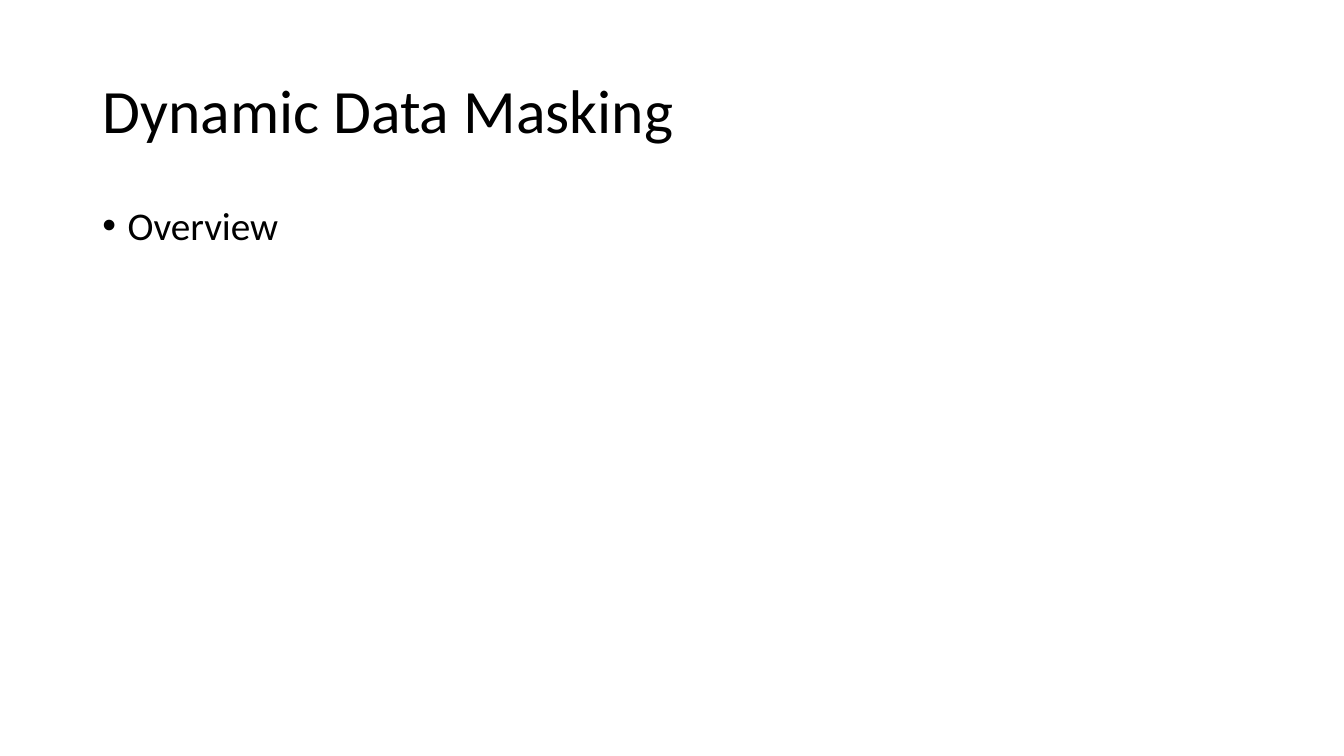
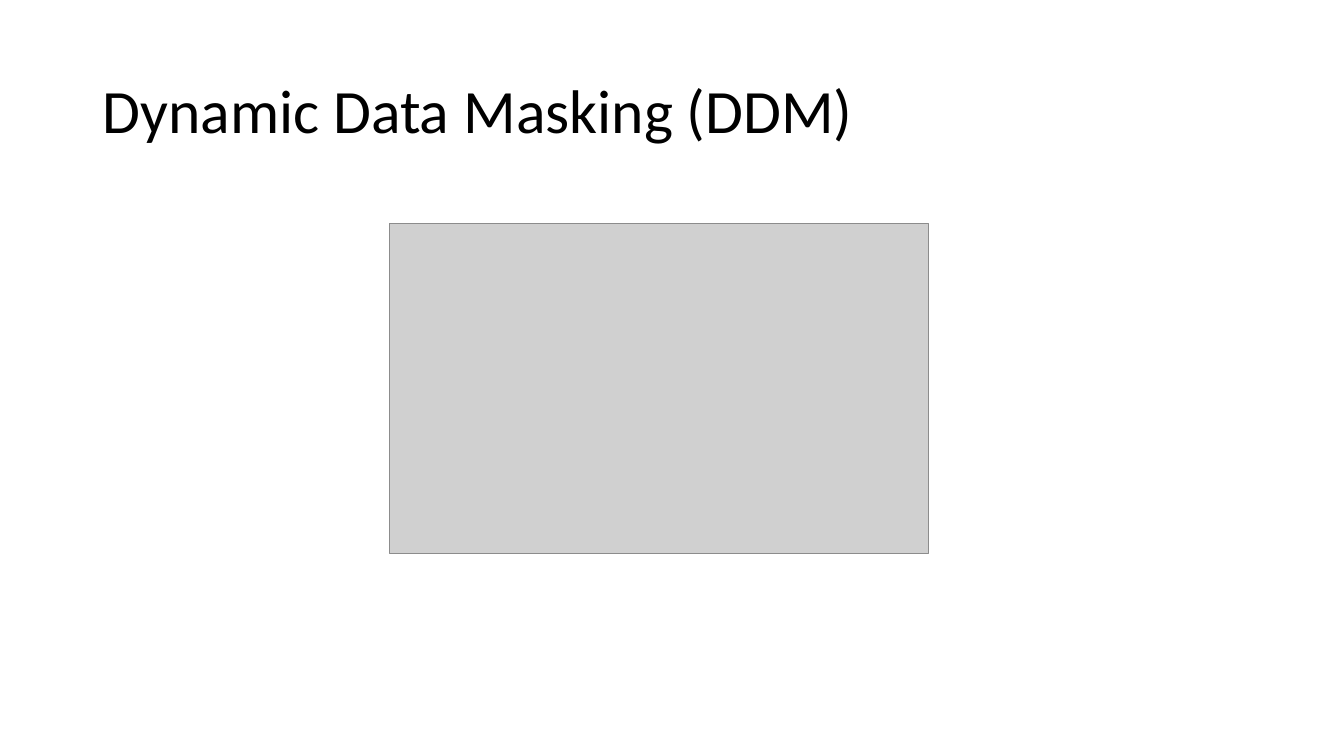
Before and after one commit to way0utwest/EndtoEndEncryptedSQL2016, a slide deck: slide 15 of end to end encryption with SQL 2016.pptx. Drawn at 1344x756 pixels with LibreOffice and Linux fonts; fonts in the diff are those of the drawing; grey boxes stand for pictures. Boxes give left, top, right and bottom in pixels: in the first picture for what was removed or moved away, otherwise in the second. Text is boxed around its words. In the diff, an @@ line names an element or a change of style, - is before the commit and + after.

```diff
--- a/end to end encryption with SQL 2016.pptx
+++ b/end to end encryption with SQL 2016.pptx
@@ title at (x1=102, y1=88, x2=853, y2=144): text changed @@
-Dynamic Data Masking
+Dynamic Data Masking (DDM)
@@ text removed at (x1=128, y1=213, x2=279, y2=241) @@
-• Overview
@@ picture added at (x1=390, y1=224, x2=929, y2=554) @@
```
Also in this commit, not shown: 4 slides added, 5 other files.
